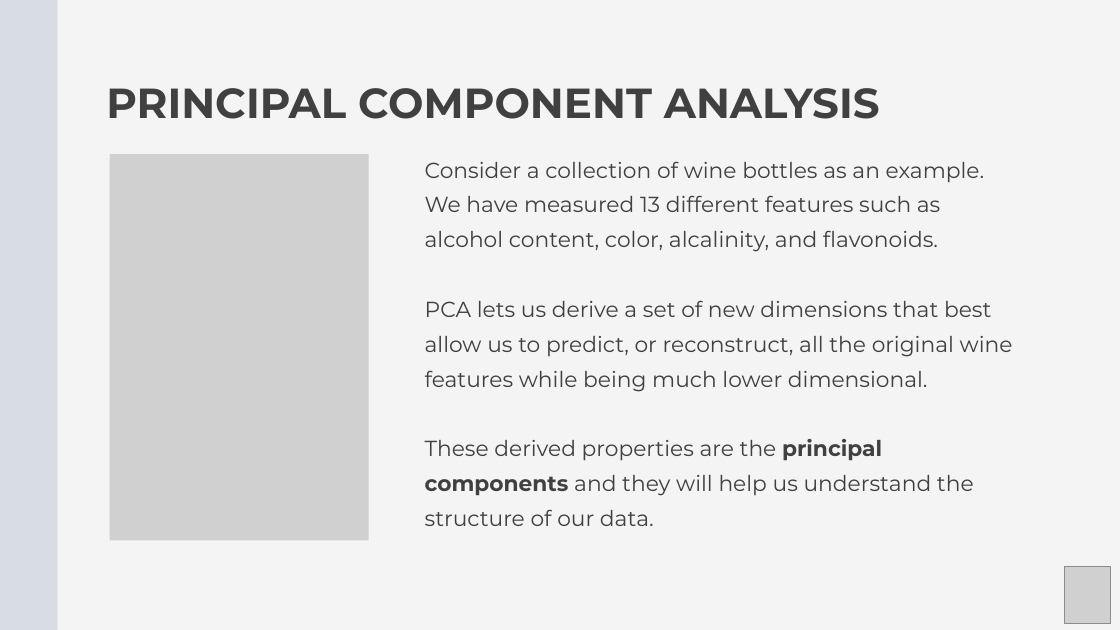
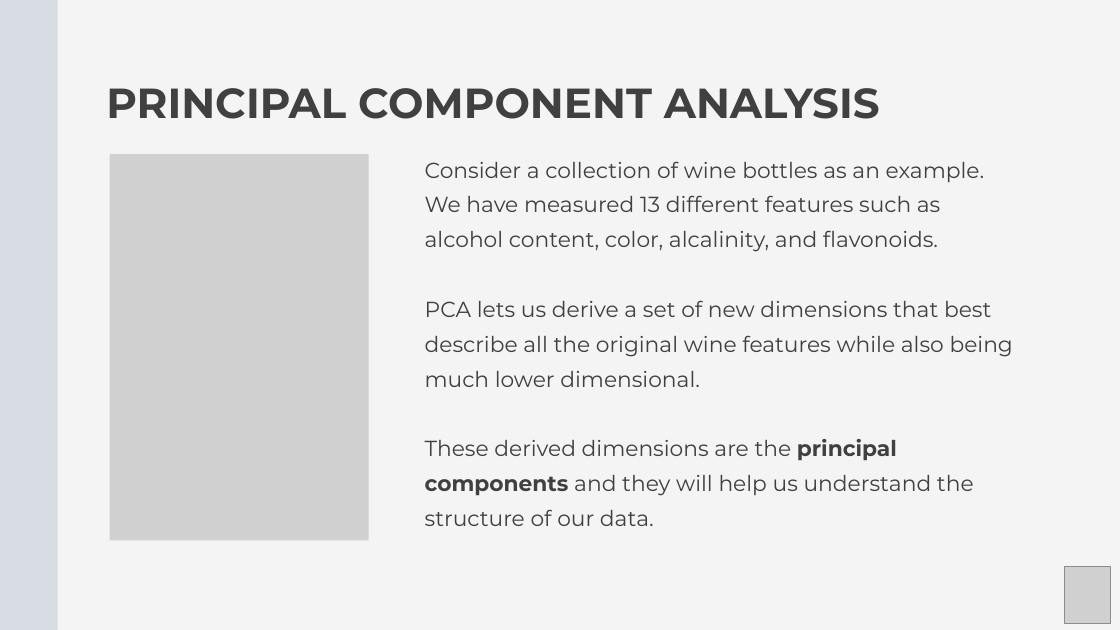
Before and after one commit to Center-for-Health-Data-Science/Foundations-of-Health-Data-Science, a slide deck: slide 5 of Slides/FHDS_Exploratory_Data_Analysis_Part2.pptx. Drawn at 1120x630 pixels with LibreOffice and Linux fonts; fonts in the diff are those of the drawing; grey boxes stand for pictures. Boxes give left, top, right and bottom in pixels: in the first picture for what was removed or moved away, otherwise in the second. Text is boxed around its words. In the diff, an @@ line names an element or a change of style, - is before the commit and + after.

```diff
--- a/Slides/FHDS_Exploratory_Data_Analysis_Part2.pptx
+++ b/Slides/FHDS_Exploratory_Data_Analysis_Part2.pptx
@@ text at bbox=[425, 300, 1013, 526]: text changed @@
-PCA lets us derive a set of new dimensions that best allow us to predict, or reconstruct, all the original wine features while being much lower dimensional.
-These derived properties are the principal components and they will help us understand the structure of our data.
+PCA lets us derive a set of new dimensions that best describe all the original wine features while also being much lower dimensional.
+These derived dimensions are the principal components and they will help us understand the structure of our data.
```
Also in this commit, not shown: 12 other slides changed, 1 slide removed.
